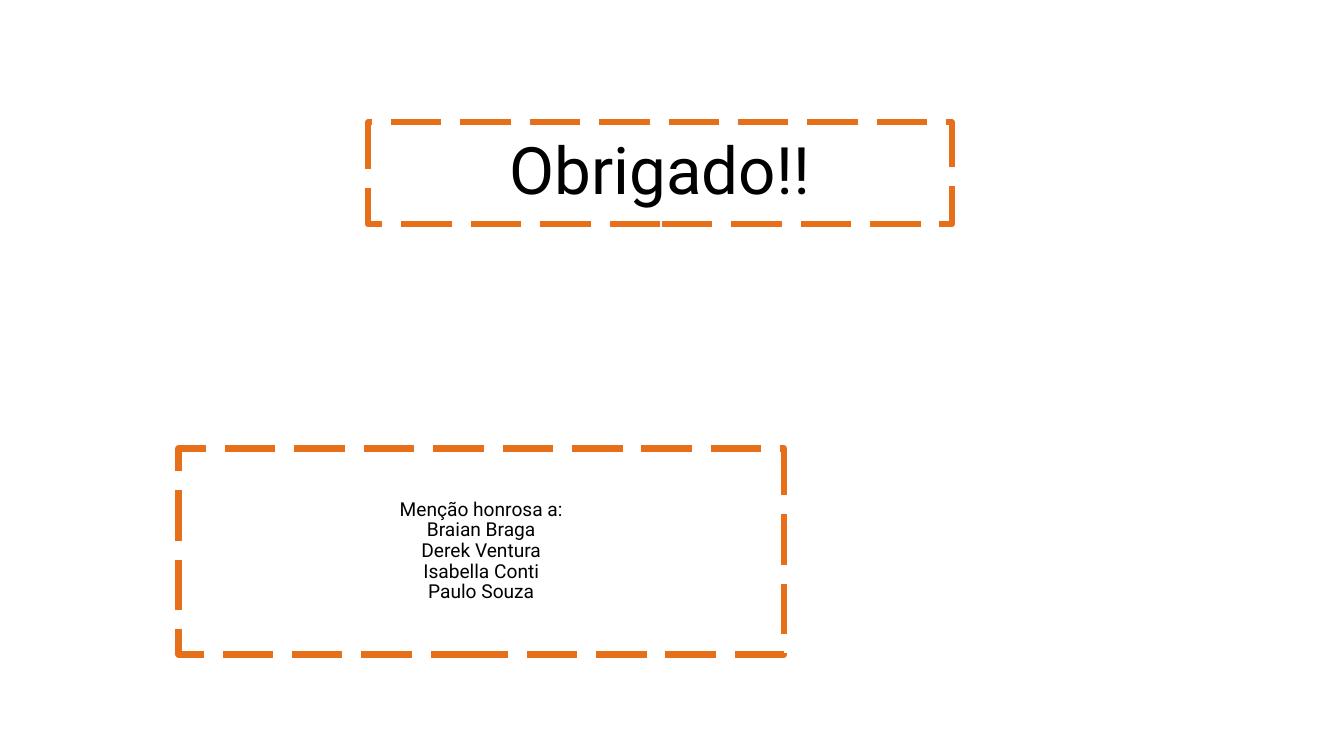
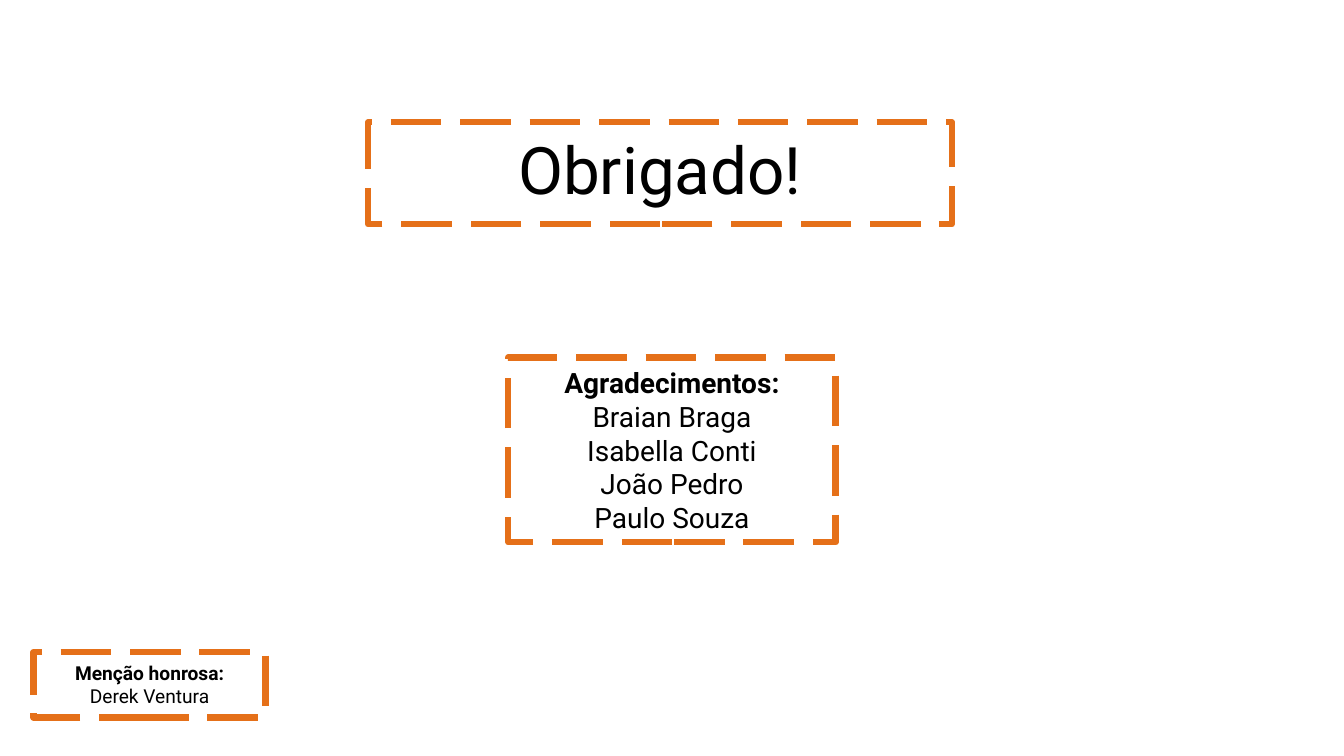
Before and after one commit to diegozn/busfacility, a slide deck: slide 15 of Apresentação/Sprint 2.pptx. Drawn at 1344x756 pixels with LibreOffice and Linux fonts; fonts in the diff are those of the drawing; background and template pictures are left out. Boxes give left, top, right and bottom in pixels: in the first picture for what was removed or moved away, otherwise in the second. Text is boxed around its words. In the diff, an @@ line names an element or a change of style, - is before the commit and + after.

```diff
--- a/Apresentação/Sprint 2.pptx
+++ b/Apresentação/Sprint 2.pptx
@@ text in rectangle at <box>518,145,801,208</box>: text changed @@
-Obrigado!!
+Obrigado!
@@ rectangle added at <box>508,358,836,542</box>, outline #E57019 4.5 pt dashed, 20 pt, text #000000 @@
+Agradecimentos:
+Braian Braga
+Isabella Conti
+João Pedro
+Paulo Souza
@@ text in rectangle at <box>423,563,539,598</box>: paragraphs removed @@
-Isabella Conti
-Paulo Souza
@@ rectangle "Menção honrosa:": place and size @@
-rectangle "Menção honrosa:" at <box>178,449,784,654</box>
+rectangle "Menção honrosa:" at <box>33,652,265,718</box>
@@ text in rectangle at <box>75,665,224,685</box>: text changed; bold on @@
-Menção honrosa a:
-Braian Braga
+Menção honrosa:
@@ text in rectangle at <box>90,688,209,704</box>: line spacing 0.9 to 1 @@
```
Also in this commit, not shown: 6 other slides changed, 1 other file.
